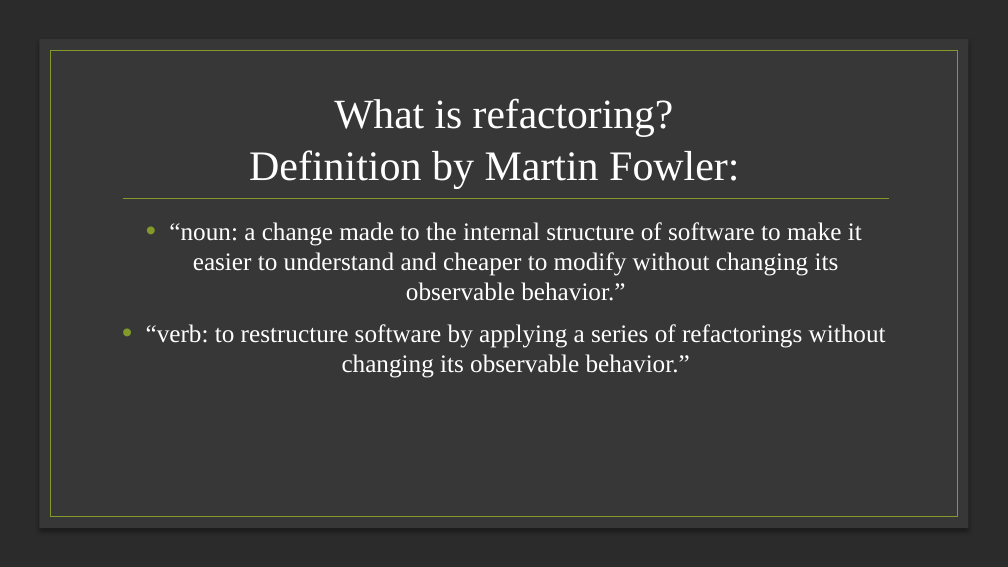
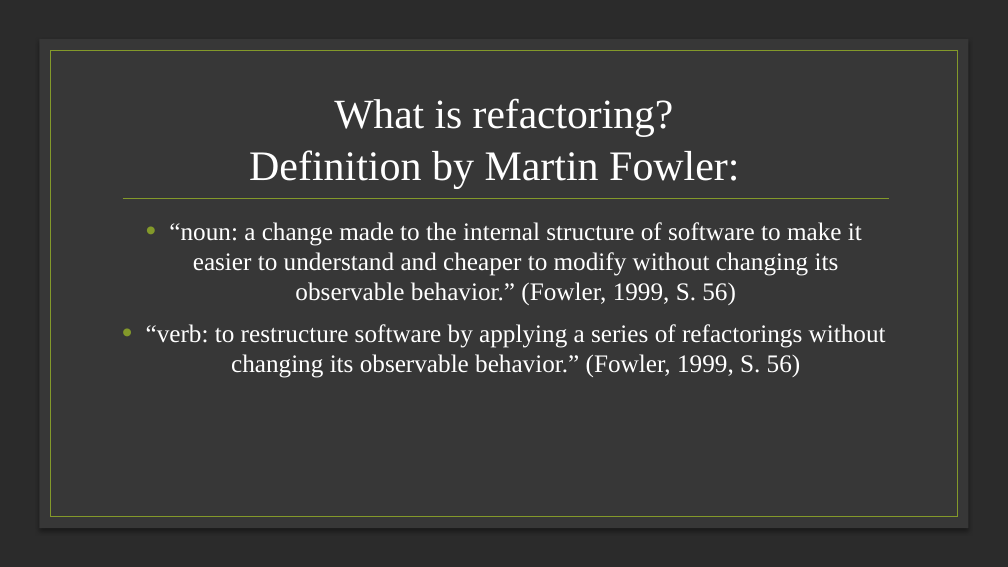
Before and after one commit to slaven2910/IU_DINGER, a slide deck: slide 7 of Informatik/Refactoring_Slaven_Mlinaric - v2 [Autosaved].pptx. Drawn at 1008x567 pixels with LibreOffice and Linux fonts; fonts in the diff are those of the drawing; background and template pictures are left out; a plain dark background stands for a picture behind light text. Boxes give left, top, right and bottom in pixels: in the first picture for what was removed or moved away, otherwise in the second. Text is boxed around its words. In the diff, an @@ line names an element or a change of style, - is before the commit and + after.

```diff
--- a/Informatik/Refactoring_Slaven_Mlinaric - v2 [Autosaved].pptx
+++ b/Informatik/Refactoring_Slaven_Mlinaric - v2 [Autosaved].pptx
@@ text at [146, 222, 886, 378]: text changed @@
-• “noun: a change made to the internal structure of software to make it easier to understand and cheaper to modify without changing its observable behavior.”
-• “verb: to restructure software by applying a series of refactorings without changing its observable behavior.”
+• “noun: a change made to the internal structure of software to make it easier to understand and cheaper to modify without changing its observable behavior.” (Fowler, 1999, S. 56)
+• “verb: to restructure software by applying a series of refactorings without changing its observable behavior.” (Fowler, 1999, S. 56)
```
Also in this commit, not shown: 3 other slides changed, 4 slides added, 4 slides removed.
